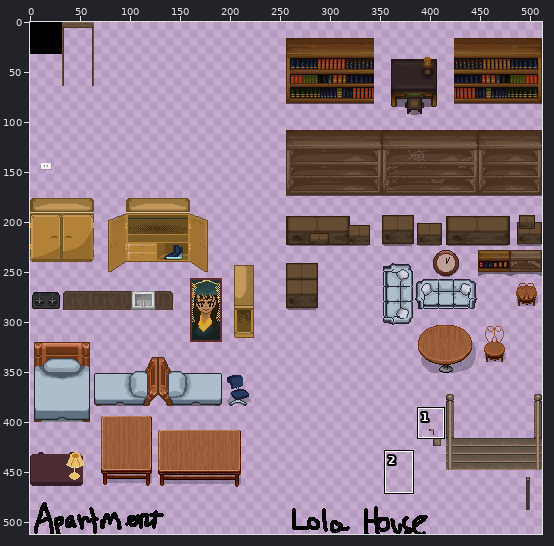
File history of a sprite sheet, LIT12Game/img/tilesets/LIT-Inside_B.png. Above, an overview of the earlier version with the close-up marked.
Close-up. Before:
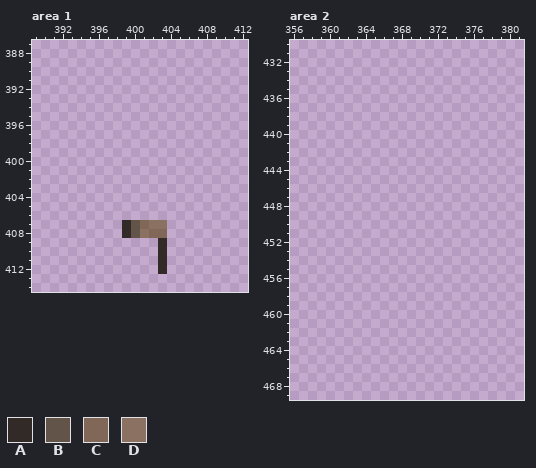
The file is 512x512 pixels. Pixels under 10% opacity are left out. Colours within 5 levels of each other are drawn and written as one. Shown: area 1: x 389..412, y 387..414; area 2: x 356..381, y 430..469. The commit also changed other parts of the picture, which this record leaves out.
Palette (. is transparent): A #312a26  B #63544a  C #806757  D #8b7162
Pixels before, area 1, first column x 399:
407 ABCDD
408 ABDCC
409 ....A
410 ....A
411 ....A
412 ....A
And afterwards:
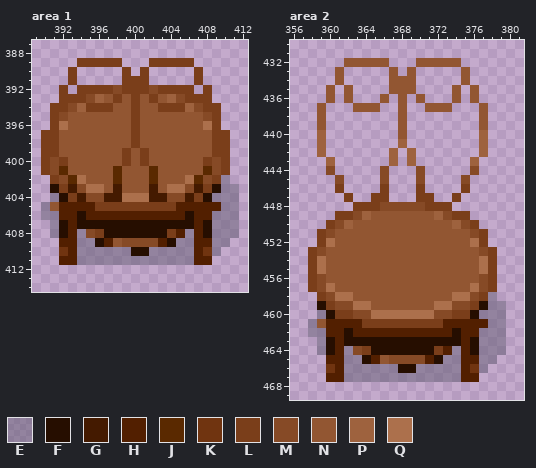
Colours new in this view: E #635c7380  F #260e00  G #441a00  H #521f00  J #5a2900  K #703410  L #7a3e1a  M #864a26  N #925632  P #9e623e  Q #ac704c
Difference:
Changed rows in their new state; - is an unchanged pixel.
Area 1:
first column x 390:
389 ----LLLLL---LLLLL-----
390 ---L-----L-L-----L----
391 ---L-----LLL-----L----
392 --L-LLLLMLLLMLLLL-L---
393 --LLLMPNLNLNLNPMLLL---
394 -LLMPLLLNNLNNLLLPMLL--
395 -LMNNNNNNNLNNNNNNNML--
396 -LQNNNNNNNLNNNNNNNQL--
397 LLNNNNNNNNLNNNNNNNNLL-
398 LLNNNNNNNNLNNNNNNNNLL-
399 LLNNNNNNNLNLNNNNNNNLL-
400 LMLNNNNNNLNLNNNNNNLML-
401 LMJNNNNNJNNNJNNNNNJML-
402 -LMJQNNNJNNNJNNNQJMLE-
403 -FLGMQQNGNNNGNQQMGLFEE
404 -EFLGMMGGQQQGGMMGLFEEE
405 ENHHHHLLLLLLLLLHHHHHEE
406 EEHHFHHHHHHHHHHHFHHEEE
407 -EFHFFFFFFFFFFFFFHFEEE
408 -EFHEMLFFFFFFFLHEHFEEE
409 --HHEEFHNMMMMHFEEHHEE-
410 --KHEEEEEEFFEEEEEHKE--
411 --HHEEEEEEEEEEEEEHH---
412 -------------.--------
Area 2:
first column x 358:
432 ----NNNNN---NNNNN-----
433 ---N-----N-N-----N----
434 ---N-----NNN-----N----
435 --N-N----NNN----N-N---
436 --N-N---N-N-N---N-N---
437 -N---NNN--N--NNN---N--
438 -N--------N--------N--
439 -N--------N--------N--
440 -P--------N--------P--
441 -P--------P--------P--
442 -P-------P-P-------P--
443 --P------P-P------P---
444 --M-----M---M-----M---
445 ---M----M---M----M----
446 ---L----L---L----L----
447 ----L--LL---LL--L-----
448 -----LLLMMMMMLLL------
449 ---LLMPNNNNNNNPMLL----
450 --LMPNNNNNNNNNNNPML---
451 -LMNNNNNNNNNNNNNNNML--
452 -LQNNNNNNNNNNNNNNNQL--
453 LMNNNNNNNNNNNNNNNNNML-
454 LQNNNNNNNNNNNNNNNNNQL-
455 LQNNNNNNNNNNNNNNNNNQL-
456 LMNNNNNNNNNNNNNNNNNML-
457 LMQNNNNNNNNNNNNNNNQML-
458 -LMQQNNNNNNNNNNNQQMLE-
459 -FLMMQQNNNNNNNQQMMLFEE
460 -EFLLMMQQQQQQQMMLLFEEE
461 ENHHHHLLLLLLLLLHHHHHEE
462 EEHHFHHHHHHHHHHHFHHEEE
463 -EFHFFFFFFFFFFFFFHFEEE
464 -EFHEMLFFFFFFFLHEHFEEE
465 --HHEEFHNMMMMHFEEHHEE-
466 --KHEEEEEEFFEEEEEHKE--
467 --HHEEEEEEEEEEEEEHH---
